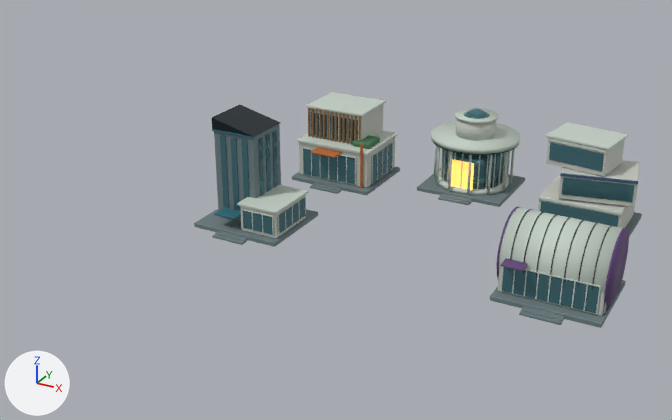
What one commit did to the glTF model web/yard/assets/professional.glb.
Camera for both pictures: a 50 mm lens placed at (17.0, -39.9, 20.1), pointed at (-2.9, -3.8, 2.0). The axes (+X, +Y, +Z) are drawn at lower left. The lights are the same throughout. The first picture is the older version. Where no turn or scale is listed for an object, it has been applied to the vertices.

Names of what the first picture shows: 'hall_anthropic_mesh', 'hall_google_mesh', 'hall_openai_mesh', 'hall_shell_mesh', 'hall_xai_mesh'.
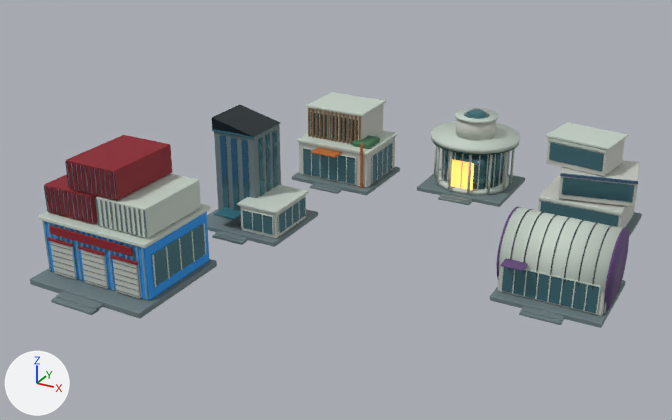
Changed parts and their boxes (x1, y1, x2, y2) in the pictures (672 x 420 px):
'hall_docker_mesh', added
    after: (30, 135, 217, 318)
    faces in mat_crimson (red #8b1927): (44, 135, 172, 265)
    faces in mat_white (light grey #c5d1c6): (38, 173, 211, 287)
    faces in mat_officedark (greyish cyan #6c7e81): (30, 199, 217, 318)
    faces in mat_docker (blue #1f97ee): (45, 212, 209, 300)
    faces in mat_office (light grey #c5c9c0): (50, 241, 140, 299)

Edits to the bpy script that builds the scene:
```text
Add mat_steel:
    mat_steel = principled_material('steel')
    mat_steel.base_color = (0.369, 0.494, 0.542)  # light grey #a4bbc2
    mat_steel.metallic = 0.7
    mat_steel.roughness = 0.7
Add mat_crimson:
    mat_crimson = principled_material('crimson')
    mat_crimson.base_color = (0.259, 0.0097, 0.0199)  # red #8b1927
    mat_crimson.metallic = 0.05
    mat_crimson.roughness = 0.7
Add mat_docker:
    mat_docker = principled_material('docker')
    mat_docker.base_color = (0.0135, 0.311, 0.851)  # blue #1f97ee
    mat_docker.metallic = 0.05
    mat_docker.roughness = 0.7
Add me_hall_docker:
    me_hall_docker.from_pydata(...)  # 2912 vertices, 5460 faces; spans x -3.18..3.18, y -3.17..3.17, z -2.98..2.98
    # faces by material slot: [1920, 60, 1140, 180, 360, 60, 420, 1320]
    me_hall_docker.materials.append(mat_officedark)  # greyish cyan #6c7e81
    me_hall_docker.materials.append(mat_docker)  # blue #1f97ee
    me_hall_docker.materials.append(mat_steel)  # light grey #a4bbc2
    me_hall_docker.materials.append(mat_office)  # light grey #c5c9c0
    me_hall_docker.materials.append(mat_crimson)  # red #8b1927
    me_hall_docker.materials.append(mat_officeglass)  # cyan #598a95
    me_hall_docker.materials.append(mat_white)  # light grey #c5d1c6
    me_hall_docker.materials.append(mat_iron)  # dark cyan #233238
Add ob_hall_docker_mesh:
    ob_hall_docker_mesh = bpy.data.objects.new('hall_docker_mesh', me_hall_docker)
    ob_hall_docker_mesh.location = (-10.0, -11.37, 2.97)
```
